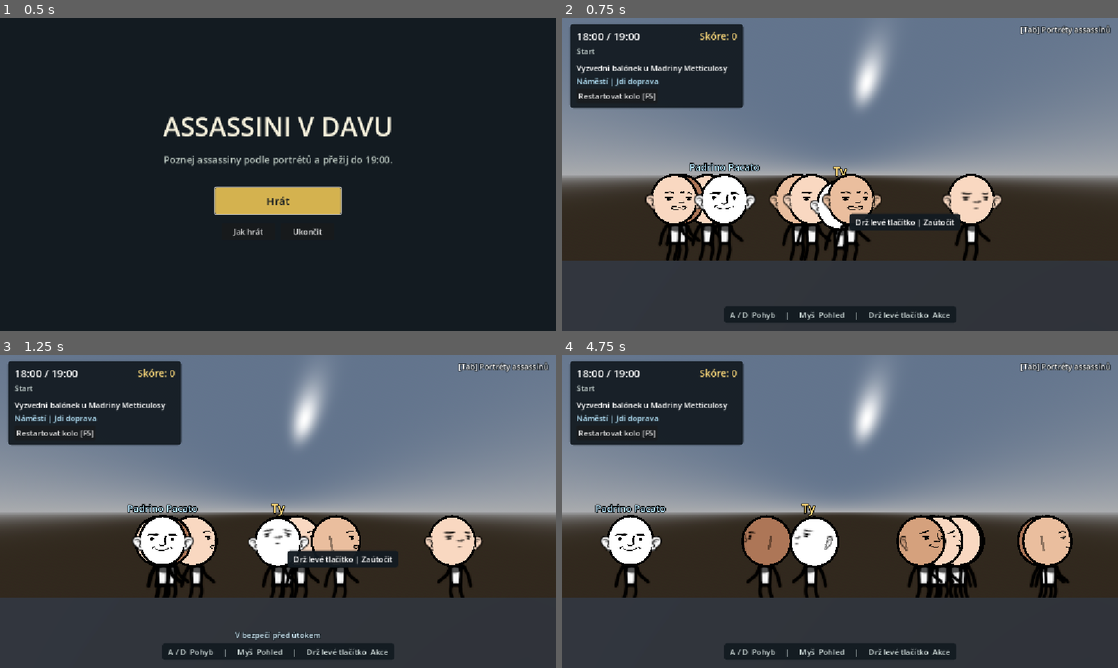
Above: before the commit, frames 1-4 (two rows, left to right).
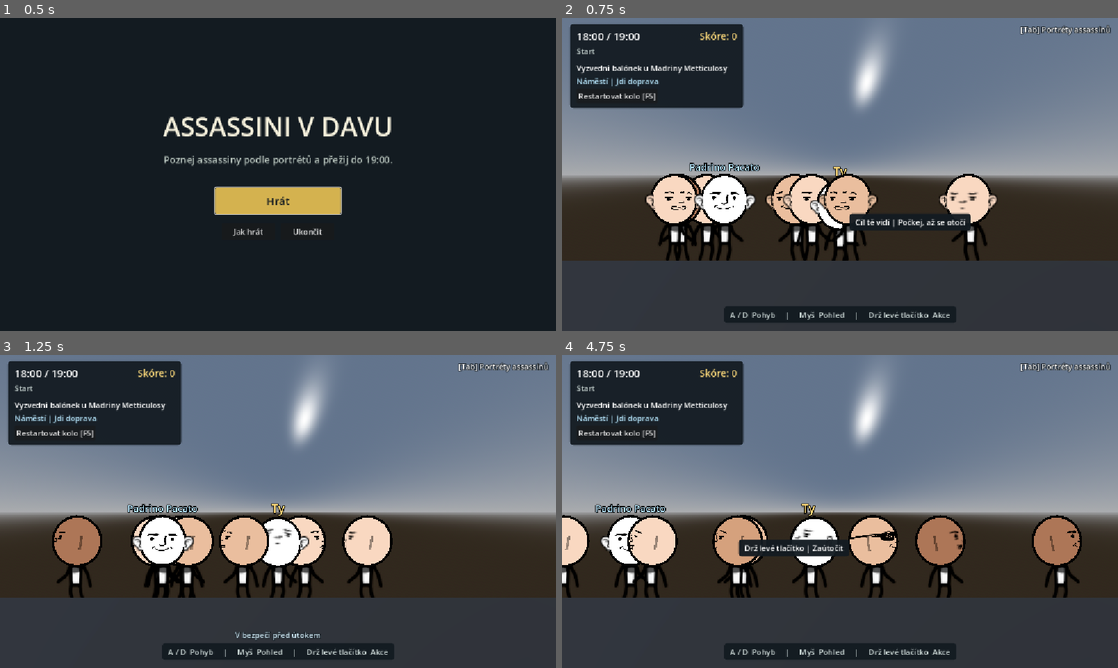
Above: after the commit, the same moments.

Repository: JosefAmbruz/nebezpecny-ukol
Game: Godot game, scene res://src/ui/title_screen.tscn
Two runs of this game, one before a commit and one after it. Both use one fixed random seed, a clock stepped at 60 frames per second and the inputs below.
Inputs (mouse positions are in pixels of both pictures, inside the frame that each line leads up to):
- Up to frame 1 (0.5 s): no input
- Up to frame 2 (0.75 s): click "Hrát" at 0.5 s
- Up to frame 3 (1.25 s): no input
- Up to frame 4 (4.75 s): click "Restartovat kolo [F5]" at 1.25 s; click "Restartovat kolo [F5]" at 2 s; click "Restartovat kolo [F5]" at 2.75 s; tap Enter at 3.5 s; move the mouse to (962, 495) at 3.52 s; press the mouse at (962, 495) at 3.53 s; hold D (move_right) 3.53-4.28 s; tap E (lean) at 3.8, 4.35 s; move the mouse to (728, 527) at 4.27 s; release the mouse at (728, 527) at 4.28 s; hold A (move_left) from 4.28 s (still down); click (728, 527) at 4.55 s

Frame 1 is identical in both runs. In frame 2, 2.2% of the frame differs, in the area x 16-80%, y 49-78%; in frame 3, 9.0%; in frame 4, 12%, in the area x 0-94%, y 51-78%.

Commit message:
feat: improve civilian and assassin behavior

Diff:
--- a/src/characters/npc_base.gd
+++ b/src/characters/npc_base.gd
@@ -6,6 +6,7 @@
 	LEAN,
 	STALK,
 	ATTACK,
+	EVADE,
 	FLEE,
 	DEAD,
 }
@@ -14,6 +15,8 @@
 signal fled_level(npc: NpcBase, exit_side: int) # -1 = vlevo, +1 = vpravo
 
 const BALLOON_SCENE: PackedScene = preload("res://src/characters/balloon_visual.tscn")
+const WITNESS_RANGE := 6.0
+const STALK_TIME_LIMIT := 8.0
 
 @export var visuals: CharacterVisuals
 @export var interactable: InteractableNpc
@@ -65,6 +68,7 @@
 
 var _looking_right: bool = true
 var _wander_target_x: float = 0.0
+var _wander_speed_factor: float = 1.0
 var _idle_timer: float = 0.0
 var _glance_timer: float = 0.0
 
@@ -79,8 +83,11 @@
 
 var _stalk_target: Node3D = null
 var _stalk_pause_timer: float = 0.0
+var _stalk_time_left: float = 0.0
 var _attack_elapsed: float = 0.0
 var _attack_cooldown: float = 0.0
+var _evade_timer: float = 0.0
+var _evade_target_x: float = 0.0
 var _flee_exit_side: int = 1
 
 
@@ -155,13 +162,21 @@
 			_process_stalk(delta)
 		State.ATTACK:
 			_process_attack(delta)
+		State.EVADE:
+			_process_evade(delta)
 		State.FLEE:
 			_process_flee(delta)
 
 	velocity.z = 0.0
 	move_and_slide()
+	global_position.x = clampf(global_position.x, level_min_x, level_max_x)
 	_update_head_look_variety(delta)
 	_update_visuals()
+
+
+func _exit_tree() -> void:
+	if _is_leaning:
+		_exit_lean()
 
 
 #region Wander & Lean
@@ -176,7 +191,7 @@
 			else:
 				_target_safe_object = null
 		else:
-			_move_horizontally(signf(dist_to_safe), walk_speed)
+			_move_horizontally(signf(dist_to_safe), walk_speed * _wander_speed_factor)
 			return
 
 	if _idle_timer > 0.0:
@@ -196,7 +211,7 @@
 		_idle_timer = randf_range(idle_time_range.x, idle_time_range.y)
 		_reset_glance_timer()
 	else:
-		_move_horizontally(signf(dist), walk_speed)
+		_move_horizontally(signf(dist), walk_speed * _wander_speed_factor)
 
 
 func _enter_lean(safe_obj: SafeObject) -> void:
@@ -226,10 +241,14 @@
 
 
 func _pick_new_wander_target() -> void:
-	var offset := randf_range(-6.0, 6.0)
-	if absf(offset) < 1.5:
-		offset = 2.5 if randf() > 0.5 else -2.5
-	_wander_target_x = clampf(global_position.x + offset, level_min_x, level_max_x)
+	var x := global_position.x
+	var direction := 1.0 if randf() < 0.5 else -1.0
+	if x - level_min_x < 1.5:
+		direction = 1.0
+	elif level_max_x - x < 1.5:
+		direction = -1.0
+	_wander_target_x = clampf(x + direction * randf_range(2.5, 7.0), level_min_x, level_max_x)
+	_wander_speed_factor = randf_range(0.72, 1.15)
 
 
 func _find_nearby_safe_object() -> SafeObject:
@@ -260,54 +279,64 @@
 
 #region Assassin AI (Stalk, Attack, Flee)
 
-func alert_to_stalk(target: Node3D) -> void:
-	if not is_assassin or state in [State.DEAD, State.FLEE, State.ATTACK]:
-		return
-	if _is_leaning:
-		_exit_lean()
+func alert_to_stalk(target: Node3D) -> bool:
+	if not is_assassin or state in [State.DEAD, State.FLEE, State.ATTACK] or _attack_cooldown > 0.0:
+		return false
+	if not _is_valid_attack_target(target) or _target_is_safe(target):
+		return false
+	_exit_lean()
 	_stalk_target = target
 	_stalk_pause_timer = 0.0
+	_stalk_time_left = STALK_TIME_LIMIT
 	state = State.STALK
+	return true
 
 
 func _try_acquire_stalk_target(delta: float) -> void:
-	if _attack_cooldown > 0.0:
-		return
-
-	var potential_targets: Array[Node3D] = []
-	for node in get_tree().get_nodes_in_group(&"player"):
-		if node is Node3D and _is_valid_attack_target(node):
-			potential_targets.append(node)
-	for node in get_tree().get_nodes_in_group(&"assassins"):
-		if node != self and node is Node3D and _is_valid_attack_target(node):
-			potential_targets.append(node)
-
-	for target in potential_targets:
-		var dist := absf(target.global_position.x - global_position.x)
-		if dist > detect_range:
-			continue
-		var chance := stalk_trigger_chance_per_sec * delta
-		if target.get(&"has_balloon") == true:
-			chance *= balloon_detect_multiplier
-		if randf() < chance:
-			_stalk_target = target
-			_stalk_pause_timer = 0.0
-			state = State.STALK
-			return
+	if _attack_cooldown > 0.0 or detect_range <= 0.0:
+		return
+
+	var best_target: Node3D
+	var best_rate := 0.0
+	for group in [&"player", &"assassins"]:
+		for node in get_tree().get_nodes_in_group(group):
+			var target := node as Node3D
+			if target == self or not _is_valid_attack_target(target):
+				continue
+			var distance := absf(target.global_position.x - global_position.x)
+			if distance > detect_range or _target_is_safe(target):
+				continue
+			var rate := stalk_trigger_chance_per_sec * lerpf(1.0, 0.4, distance / detect_range)
+			if target.get(&"has_balloon") == true:
+				rate *= balloon_detect_multiplier
+			if rate > best_rate:
+				best_target = target
+				best_rate = rate
+	if best_target and randf() < 1.0 - exp(-best_rate * delta):
+		alert_to_stalk(best_target)
 
 
 func _process_stalk(delta: float) -> void:
 	if not _is_valid_attack_target(_stalk_target):
-		_stalk_target = null
-		state = State.WANDER
-		_pick_new_wander_target()
+		_abort_attack()
 		return
 
 	var dist_x := _stalk_target.global_position.x - global_position.x
 	var abs_dist := absf(dist_x)
-
-	# Pokud je blízko, cíl není v bezpečí a nedívá se na nás -> zahájíme nenápadný útok kartáčkem
-	if abs_dist <= attack_range and not _target_is_safe(_stalk_target) and not _target_is_looking_at_me(_stalk_target):
+	_stalk_time_left -= delta
+	if _stalk_time_left <= 0.0 or abs_dist > detect_range * 1.6 or _target_is_safe(_stalk_target):
+		_abort_attack()
+		return
+
+	if _target_is_looking_at_me(_stalk_target):
+		velocity.x = 0.0
+		_looking_right = dist_x < 0.0
+		if abs_dist < attack_range * 0.8:
+			_move_horizontally(1.0 if _looking_right else -1.0, walk_speed * 0.55)
+		return
+
+	if abs_dist <= attack_range:
+		velocity.x = 0.0
 		_looking_right = dist_x >= 0.0
 		_attack_elapsed = 0.0
 		state = State.ATTACK
@@ -360,11 +389,35 @@
 
 
 func _abort_attack() -> void:
+	velocity.x = 0.0
 	_attack_elapsed = 0.0
 	_stalk_target = null
 	_attack_cooldown = post_abort_cooldown
 	state = State.WANDER
 	_pick_new_wander_target()
+
+
+func _evade_danger(danger_x: float) -> void:
+	if is_assassin or state == State.DEAD:
+		return
+	_exit_lean()
+	state = State.EVADE
+	var direction := 1.0 if global_position.x >= danger_x else -1.0
+	_evade_target_x = clampf(global_position.x + direction * randf_range(3.0, 5.0), level_min_x, level_max_x)
+	_evade_timer = randf_range(1.4, 2.1)
+	_idle_timer = 0.0
+
+
+func _process_evade(delta: float) -> void:
+	_evade_timer -= delta
+	var distance := _evade_target_x - global_position.x
+	if absf(distance) > 0.25 and _evade_timer > 0.0:
+		_move_horizontally(signf(distance), walk_speed * 1.8)
+		return
+	velocity.x = 0.0
+	state = State.WANDER
+	_idle_timer = randf_range(0.6, 1.2)
+	_reset_glance_timer()
 
 
 func _enter_flee() -> void:
@@ -411,12 +464,13 @@
 	return target_is_right == _looking_right
 
 
-func on_caught_assassination_attempt(_attacker: Node3D) -> void:
+func on_caught_assassination_attempt(attacker: Node3D) -> void:
 	if state == State.DEAD:
 		return
 	if is_assassin:
 		_enter_flee()
-	# Civilista po vyplašení chodí normálně dál
+	elif is_instance_valid(attacker):
+		_evade_danger(attacker.global_position.x)
 
 
 func on_interaction_completed(actor: Node3D, kind: InteractableNpc.InteractionKind) -> void:
@@ -434,15 +488,23 @@
 		if visuals:
 			visuals.play_death(actor)
 		died.emit(self, actor)
+		_startle_nearby_civilians()
 		if not is_assassin and actor and actor.is_in_group(&"player"):
 			_alert_nearby_assassins(actor)
 
 
-func _alert_nearby_assassins(player_node: Node3D, max_count: int = 3) -> void:
+func _startle_nearby_civilians() -> void:
+	for node in get_tree().get_nodes_in_group(&"npcs"):
+		var witness := node as NpcBase
+		if witness and not witness.is_queued_for_deletion() and absf(witness.global_position.x - global_position.x) <= WITNESS_RANGE:
+			witness._evade_danger(global_position.x)
+
+
+func _alert_nearby_assassins(player_node: Node3D) -> void:
 	var assassins: Array[NpcBase] = []
 	for node in get_tree().get_nodes_in_group(&"assassins"):
 		var npc := node as NpcBase
-		if npc and npc != self and npc.state != State.DEAD and npc.state != State.FLEE:
+		if npc and not npc.is_queued_for_deletion() and absf(npc.global_position.x - global_position.x) <= WITNESS_RANGE:
 			assassins.append(npc)
 
 	assassins.sort_custom(func(a: NpcBase, b: NpcBase) -> bool:
@@ -451,14 +513,14 @@
 
 	var alerted := 0
 	for npc in assassins:
-		if alerted >= max_count:
-			break
-		npc.alert_to_stalk(player_node)
-		alerted += 1
+		if npc.alert_to_stalk(player_node):
+			alerted += 1
+			if alerted == 2:
+				return
 
 
 func _is_valid_attack_target(target: Variant) -> bool:
-	if not is_instance_valid(target) or not (target is Node3D):
+	if not is_instance_valid(target) or not (target is Node3D) or target.is_queued_for_deletion():
 		return false
 	if target is Player:
 		return target.is_alive
@@ -490,7 +552,7 @@
 
 
 func _update_head_look_variety(delta: float) -> void:
-	if state in [State.ATTACK, State.FLEE, State.DEAD]:
+	if state in [State.ATTACK, State.EVADE, State.FLEE, State.DEAD]:
 		_camera_glance_time_left = 0.0
 		_vertical_look_offset = 0.0
 		return
--- a/src/world/off_screen_director.gd
+++ b/src/world/off_screen_director.gd
@@ -168,8 +168,8 @@
 		npc.apply_character_data(data)
 
 		var lane_z := _allocate_z_lane()
+		npc.position = _spawn_parent.to_local(Vector3(rec["x_pos"], zone.floor_y, lane_z))
 		_spawn_parent.add_child(npc)
-		npc.global_position = Vector3(rec["x_pos"], zone.floor_y, lane_z)
 		npc.died.connect(_on_npc_died)
 		npc.fled_level.connect(_on_assassin_fled)
 		rec["node"] = npc
@@ -185,8 +185,8 @@
 		civ.appearance = CharacterGenerator.generate_civilian_appearance(_pool, _reserved_signatures)
 
 		var lane_z := _allocate_z_lane()
+		civ.position = _spawn_parent.to_local(Vector3(zone.get_random_x(), zone.floor_y, lane_z))
 		_spawn_parent.add_child(civ)
-		civ.global_position = Vector3(zone.get_random_x(), zone.floor_y, lane_z)
 		civ.died.connect(_on_npc_died)
 		_active_civilians.append(civ)
 
--- /dev/null
+++ b/tests/test_npc_behavior.gd
@@ -0,0 +1,68 @@
+extends SceneTree
+
+# Run with godot --headless --path . --script res://tests/test_npc_behavior.gd.
+
+
+func _initialize() -> void:
+	create_timer(3.0).timeout.connect(quit.bind(1))
+	_run_test.call_deferred()
+
+
+func _run_test() -> void:
+	var player := Player.new()
+	root.add_child(player)
+	var victim := _spawn_npc(0.5)
+	var witness := _spawn_npc(2.0)
+	var distant_civilian := _spawn_npc(12.0)
+	var assassin := _spawn_npc(-1.0, true)
+	var distant_assassin := _spawn_npc(11.0, true)
+
+	victim.on_interaction_completed(player, InteractableNpc.InteractionKind.ASSASSINATE)
+	assert(witness.state == NpcBase.State.EVADE and witness._evade_target_x > witness.position.x)
+	assert(distant_civilian.state == NpcBase.State.WANDER)
+	assert(assassin.state == NpcBase.State.STALK and assassin._stalk_target == player)
+	assert(distant_assassin.state == NpcBase.State.WANDER)
+
+	witness._process_evade(0.1)
+	assert(witness.velocity.x > witness.walk_speed)
+	witness._process_evade(3.0)
+	assert(witness.state == NpcBase.State.WANDER and witness.velocity.x == 0.0)
+	witness.on_caught_assassination_attempt(player)
+	assert(witness.state == NpcBase.State.EVADE)
+
+	player._looking_right = false
+	assassin._process_stalk(0.1)
+	assert(assassin.state == NpcBase.State.STALK and assassin.velocity.x < 0.0)
+	player._looking_right = true
+	assassin._process_stalk(0.1)
+	assert(assassin.state == NpcBase.State.ATTACK)
+	player.position.x = 12.0
+	assassin._process_attack(0.1)
+	assassin._process_stalk(0.1)
+	assert(assassin.state == NpcBase.State.WANDER and assassin._stalk_target == null)
+	assert(not assassin.alert_to_stalk(player))
+
+	player.position.x = 0.0
+	distant_assassin.position.x = -5.0
+	distant_assassin.has_balloon = true
+	assassin._attack_cooldown = 0.0
+	assassin.stalk_trigger_chance_per_sec = 1000.0
+	assassin._try_acquire_stalk_target(0.1)
+	assert(assassin._stalk_target == distant_assassin)
+	distant_assassin._is_leaning = true
+	assassin._process_stalk(0.1)
+	assert(assassin.state == NpcBase.State.WANDER)
+
+	distant_civilian.position.x = distant_civilian.level_max_x
+	distant_civilian._pick_new_wander_target()
+	assert(distant_civilian._wander_target_x < distant_civilian.position.x)
+	print("Civilian reactions, local alerts, target selection, stalking, and boundary wandering passed.")
+	quit()
+
+
+func _spawn_npc(x: float, assassin: bool = false) -> NpcBase:
+	var npc := NpcBase.new()
+	npc.position.x = x
+	npc.is_assassin = assassin
+	root.add_child(npc)
+	return npc
Not shown, added: tests/test_npc_behavior.gd.uid
